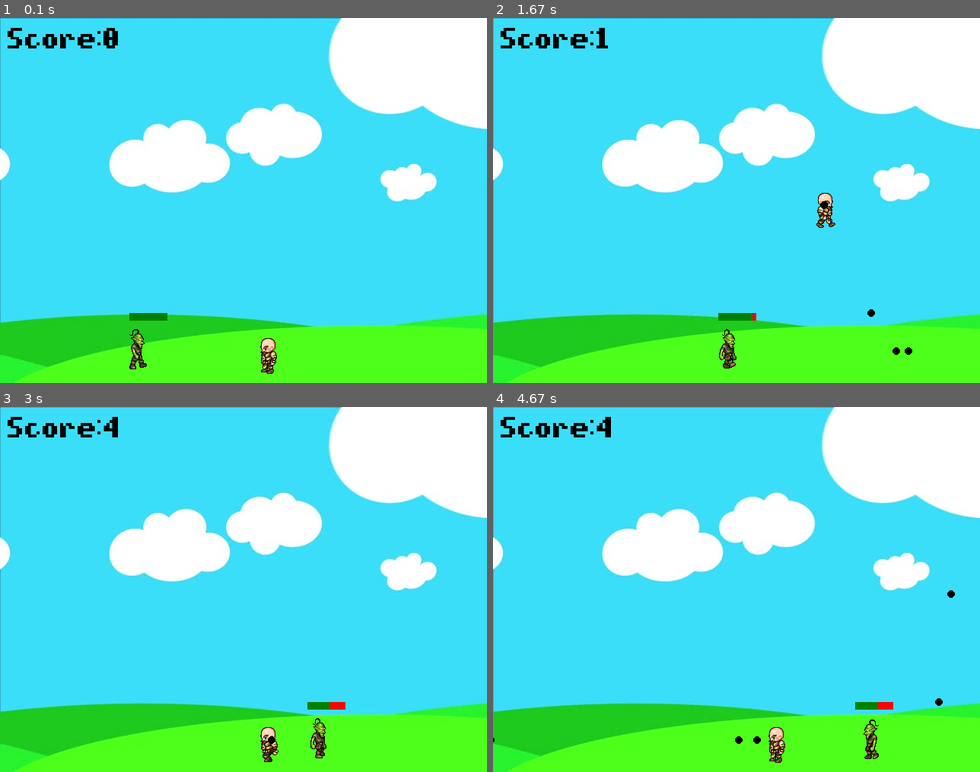
Above: before the commit, frames 1-4 (two rows, left to right).
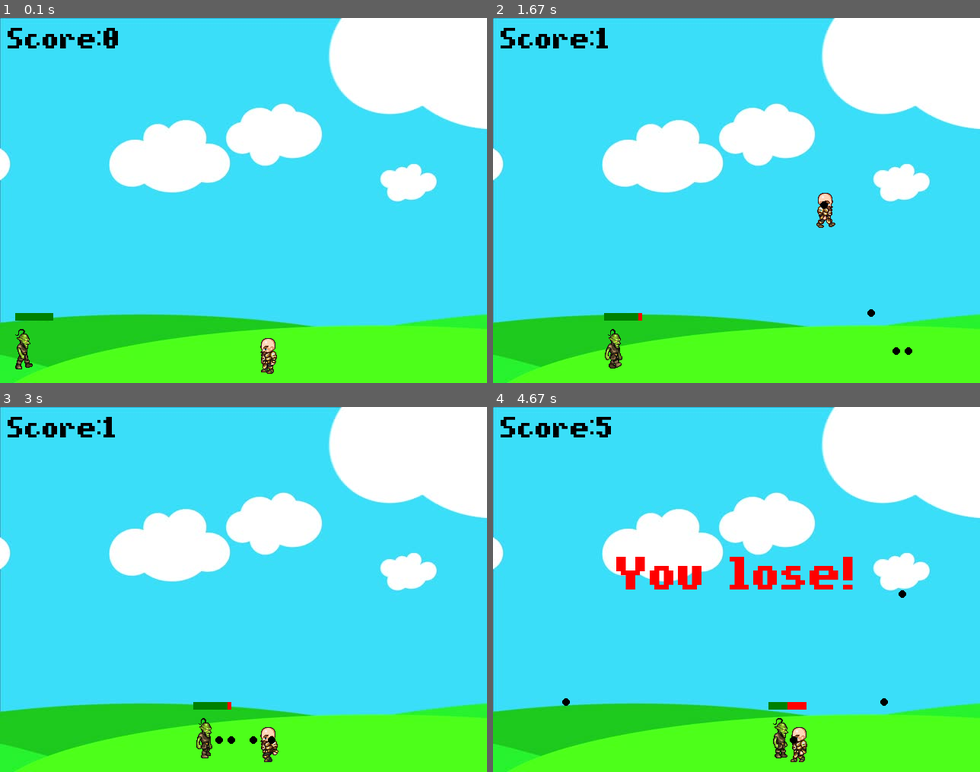
Above: after the commit, the same moments.

Repository: arimendelow/python_games
Game: pygame game, started from test_game/test_game.py
The game is run twice, just before and just after one commit, with the same random seed, the same clock (stepped at 60 frames per second) and the same inputs.
Inputs:
- Up to frame 1 (0.1 s): no input
- Up to frame 2 (1.67 s): tap Space at 0.33, 0.73, 1.03, 1.23, 1.57 s; hold Right 0.67-1.13 s; hold Up 1.17-1.47 s; hold Right from 1.5 s (still down)
- Up to frame 3 (3 s): tap Space at 1.87, 2.07, 2.37, 2.63, 2.93 s; release Right at 1.97 s; hold Left 2-2.53 s; hold Left 2.57-2.97 s
- Up to frame 4 (4.67 s): hold Up 3-3.37 s; tap Space at 3.07, 3.47, 3.77, 4.13, 4.43 s; hold Right 3.4-4.03 s; hold Left 4.07-4.53 s

The runs differ from the first frame. In frame 1, 0.8% of the frame differs, in the area x 3-35%, y 80-97%; in frame 2, 0.8%; in frame 3, 1.0%; in frame 4, 3.3%, in the area x 0-95%, y 2-98%.

Commit message:
User can now die; respawns enemy when he dies

Diff:
--- a/test_game/test_game.py
+++ b/test_game/test_game.py
@@ -56,6 +56,9 @@
 
 		# Hitbox, for collision
 		self.hitbox = (self.x + 20, self.y + 12, 22, 50)
+
+		# Penalty, when hit
+		self.penalty = 5
 
 	def draw(self, win):
 		# If walkCount goes over 27 (fps), we'll run out of sprites
@@ -81,6 +84,24 @@
 		# Draw the characters hitbox, for testing
 		# pygame.draw.rect(win, red, self.hitbox, 2)
 
+	def hit(self):
+		# Reset location
+		self.x = screenWidth // 2
+		self.y = screenHeight -  characterHeight - 10
+		self.walkCount = 0
+		font1 = pygame.font.Font('pixelmix_bold.ttf', 50) # Size 30
+		text = font1.render(f"You lose!", 1, red)
+		win.blit(text, (screenWidth // 2 - text.get_width() // 2, screenHeight // 2 - text.get_height()))
+		pygame.display.update()
+
+		# Freeze the game for a moment, but allow the user to still quit
+		for x in range(100):
+			pygame.time.delay(10)
+			for event in pygame.event.get():
+				if event.type == pygame.quit:
+					x = 100 * 10 + 1 # Skip to the end of the counter
+					pygame.quit()
+
 class projectile(object):
 	def __init__(self, x, y, radius, color, facing):
 		self.x = x
@@ -161,7 +182,6 @@
 		# else:
 		# 	self.visible = False
 
-
 def redrawGameWindow():
 	# Put the BG pic
 	win.blit(bg, (0,0))
@@ -189,14 +209,17 @@
 p1 = player(width = characterWidth,
 	height = characterHeight,
 	x = screenWidth // 2,
-	y = screenHeight -  characterWidth - 10) # -10 to put it 10px above the bottom
-
-enemies.append(
-	enemy(width = characterWidth,
-	height = characterHeight,
-	x = 150,
-	y = screenHeight -  characterWidth - 10,
-	end = screenWidth - 150))
+	y = screenHeight - characterHeight - 10) # -10 to put it 10px above the bottom
+
+def newEnemy():
+	enemies.append(
+		enemy(width = characterWidth,
+		height = characterHeight,
+		x = 0,
+		y = screenHeight -  characterHeight - 10,
+		end = screenWidth - 200))
+
+newEnemy()
 
 # For making each press of the spacebar cause only one shot
 space_up = True
@@ -213,20 +236,39 @@
 		if event.type == pygame.QUIT: # If the exit button is pressed
 			run = False
 
+	# Collision checking between enemy and player
+	# Named it 'e' instead of 'enemy' because the object is already called 'enemy'
+	for e in enemies:
+		# If the y range of the e overlaps with that of the player...
+		if e.hitbox[1] < p1.hitbox[3] + p1.hitbox[1] and e.hitbox[1] + e.hitbox[3] > p1.hitbox[1]:
+			# ... AND if the x range of the e overlaps with that of the player
+			if e.hitbox[0] < p1.hitbox[0] + p1.hitbox[2] and e.hitbox[0] + e.hitbox[2] > p1.hitbox[0]:
+				p1.hit()
+				# Reset game
+				score = 0
+
+				# In case of jumping while death
+				p1.isJump = False
+				p1.jumpCount = p1.jumpHeight
+
+				enemies.pop(enemies.index(e))
+				newEnemy()
+
+	# Collision checking between ammo and enemy
 	for ammo in projectiles:
-		# Collision checking
-		for enemy in enemies:
+		for e in enemies:
 			# if above the bottom of the hitbox, AND below the top of the hitbox...
-			if ammo.y - ammo.radius < enemy.hitbox[1] + enemy.hitbox[3] and ammo.y + ammo.radius > enemy.hitbox[1]:
+			if ammo.y - ammo.radius < e.hitbox[1] + e.hitbox[3] and ammo.y + ammo.radius > e.hitbox[1]:
 				# ...and if between the right side of the hitbox AND the left side of the hitbox...
-				if ammo.x - ammo.radius < enemy.hitbox[0] + enemy.hitbox[2] and ammo.x + ammo.radius > enemy.hitbox[0]:
+				if ammo.x - ammo.radius < e.hitbox[0] + e.hitbox[2] and ammo.x + ammo.radius > e.hitbox[0]:
 					# ...then the ammo is totally in the hitbox, and we have collision
-					enemy.hit()
+					e.hit()
 					score += 1
 					projectiles.pop(projectiles.index(ammo))
-					# If the enemy is dead, pop em
-					if enemy.health == 0:
-						enemies.pop(enemies.index(enemy))
+					# If the enemy is dead, pop em and make a new one
+					if e.health == 0:
+						enemies.pop(enemies.index(e))
+						newEnemy()
 
 		# If ammo is on the screen
 		if ammo.x < screenWidth and ammo.x > 0:
@@ -276,8 +318,6 @@
 		if keys[pygame.K_UP]:
 			p1.isJump = True
 			# Not moving side to side
-			p1.right = False
-			p1.left = False
 			p1.walkCount = 0
 	else:
 		if p1.jumpCount >= -p1.jumpHeight:
